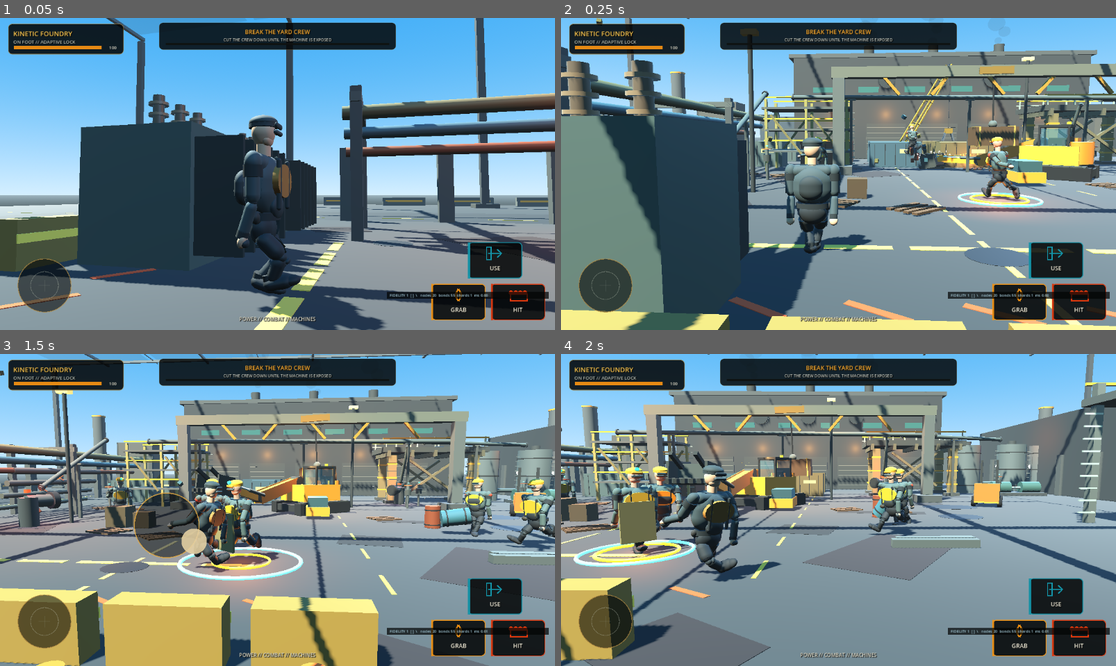
Above: before the commit, frames 1-4 (two rows, left to right).
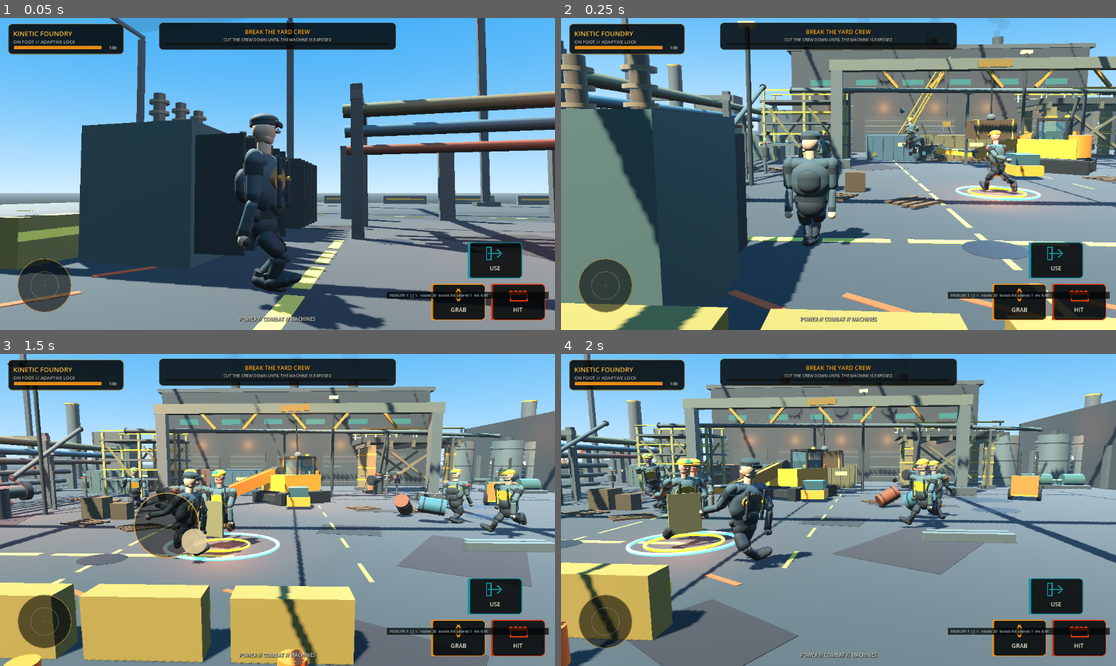
Above: after the commit, the same moments.

Repository: IssisX/kinetic-foundry-
Game: Godot game, scene res://Main.tscn
Two runs of this game, one before a commit and one after it. Both use one fixed random seed, a clock stepped at 60 frames per second and the inputs below.
Inputs (mouse positions are in pixels of both pictures, inside the frame that each line leads up to):
- Up to frame 1 (0.05 s): no input
- Up to frame 2 (0.25 s): no input
- Up to frame 3 (1.5 s): move the mouse to (399, 494) at 0.52 s; hold D 0.53-1.25 s; hold E 0.53-1.25 s; click (399, 494) at 0.67 s; drag from (166, 525) to (249, 572) at 1.27 s
- Up to frame 4 (2 s): no input

The runs differ from the first frame. In frame 1, 11% of the frame differs, in the area x 0-100%, y 0-100%; in frame 2, 33%; in frame 3, 52%; in frame 4, 47%.

Commit message:
Cut per-frame cost the process network and excavator arm were adding, fix two rig meshes reading as stray gear
Diagnosed against a headless bisection of the live yard rather than
guessing: the process network's own substep-sizing rescanned every edge
for every node from scratch each physics frame, an O(N*E) walk sized
for a graph that hasn't gained a node since setup, and reallocated its
two scratch arrays on every substep - up to MAX_SUBSTEPS times a frame,
forever. Both are gone: a per-node edge adjacency built once at
construction, and the scratch arrays kept and only resized if the node
count actually changes.

The excavator's enemy-driven idle arm sway also swept low enough to
drag the bucket through the ground checking a chase, tripping the
arm's hard-contact avoidance repeatedly rather than occasionally;
tightened the sway range so a patrolling arm stays clear, and halved
the pose-correction bisection from 6 iterations to 4 (POSE_CORRECTION_
ITERATIONS) - each iteration is a fresh physics shape query per arm
segment, and 4 already holds pose error under 7% of swept travel, well
past what's visible.

Also removed a lone steel bar floating at mouth height on every
humanoid (no clear purpose beyond reading as a facemask bolted onto
nothing) and pulled the chest plate in from a wide, forward-jutting
disc to a smaller, closer one, since the organic torso shell added
since it was authored now sits proud of exactly where it used to clear.

Left alone: the deck and gate FractureNetwork solvers and the per-
character procedural gait/IK system both cost real, measurable time
in the same profile and are not new this session - rewriting either on
a guess risks the animation and destruction quality they're already
delivering for a saving I can't verify blind. crane/enemy/process
checks all still pass.

Co-Authored-By: Claude Sonnet 5 <noreply@anthropic.com>
Claude-Session: https://claude.ai/code/session_01NmC9pgUd5zju3EFsb3vJTB

Diff:
--- a/scripts/excavator.gd
+++ b/scripts/excavator.gd
@@ -19,6 +19,13 @@
 ## Total joint rate, in radians per second across all four actuators, that
 ## counts as asking the supply for everything it has.
 const FULL_ACTUATOR_RATE := 2.4
+
+## Bisection steps for backing the arm off a hard contact. Each one is a
+## fresh physics shape query per arm segment, run every physics frame the
+## arm is touching anything - 4 gets pose error under 7% of the swept
+## travel, which is well below what's visible, for two-thirds the query
+## cost of the 6 this used to run.
+const POSE_CORRECTION_ITERATIONS := 4
 
 var _demand_boom := 0.0
 var _demand_stick := 0.0
@@ -283,10 +290,14 @@
     velocity.x = forward.x * throttle * drive_speed * 0.48 * track_ratio
     velocity.z = forward.z * throttle * drive_speed * 0.48 * track_ratio
     var hydro := maxf(get_hydraulic_ratio(), 0.24) * actuator_speed_ratio()
+    # Kept raised and gently swaying while it walks: this is a machine
+    # closing distance, not one mid-dig, so the "operator working the
+    # controls" idle sway stays clear of the ground instead of dragging the
+    # bucket the whole way there.
     arm_yaw = sin(ai_time * 0.74) * 0.46 * hydro
-    boom_angle = -0.35 + sin(ai_time * 0.88) * 0.18 * hydro
-    stick_angle = 0.30 + sin(ai_time * 1.14) * 0.22 * hydro
-    tool_angle = -0.15 + sin(ai_time * 1.31) * 0.22 * hydro
+    boom_angle = -0.62 + sin(ai_time * 0.88) * 0.10 * hydro
+    stick_angle = 0.10 + sin(ai_time * 1.14) * 0.10 * hydro
+    tool_angle = -0.15 + sin(ai_time * 1.31) * 0.14 * hydro
 
 func _apply_arm_pose() -> void:
     _boom.rotation = Vector3(boom_angle, arm_yaw, 0.0)
@@ -323,7 +334,7 @@
     var low := 0.0
     var high := 1.0
     var best := 0.0
-    for _i in 6:
+    for _i in POSE_CORRECTION_ITERATIONS:
         var mid := (low + high) * 0.5
         _set_interpolated_arm_pose(target_boom, target_stick, target_tool, target_yaw, mid)
         if _collect_hard_arm_contacts().is_empty():
--- a/scripts/excavator_contact.gd
+++ b/scripts/excavator_contact.gd
@@ -489,7 +489,7 @@
     var low := 0.0
     var high := 1.0
     var best := 0.0
-    for _i in 6:
+    for _i in POSE_CORRECTION_ITERATIONS:
         var mid := (low + high) * 0.5
         _set_interpolated_arm_pose(
             target_boom,
--- a/scripts/humanoid_rig.gd
+++ b/scripts/humanoid_rig.gd
@@ -34,7 +34,6 @@
     var accent := Color(0.48, 0.29, 0.065) if player_style else Color(0.72, 0.49, 0.07)
     var skin := Color(0.62, 0.46, 0.35) if player_style else Color(0.54, 0.41, 0.33)
     var gear := Color(0.085, 0.10, 0.095)
-    var steel := Color(0.18, 0.20, 0.19)
 
     pelvis = Node3D.new()
     pelvis.position = Vector3(0.0, 0.94, 0.0)
@@ -62,10 +61,10 @@
     shoulder_girdle.position = Vector3(0.0, 0.67, 0.0)
     torso.add_child(shoulder_girdle)
 
-    var chest_plate := GeomUtil.cylinder_mesh(0.31, 0.085, accent, 0.78, 0.07)
+    var chest_plate := GeomUtil.cylinder_mesh(0.24, 0.07, accent, 0.78, 0.07)
     chest_plate.rotation.x = PI * 0.5
     chest_plate.scale = Vector3(1.30, 1.0, 0.78)
-    chest_plate.position = Vector3(0.0, 0.43, -0.29)
+    chest_plate.position = Vector3(0.0, 0.43, -0.21)
     torso.add_child(chest_plate)
 
     var abdomen_pad := GeomUtil.capsule_mesh(0.22, 0.37, gear)
@@ -110,11 +109,6 @@
     brim.scale = Vector3(1.0, 1.0, 0.62)
     brim.position = Vector3(0.0, 0.35, -0.23)
     head_root.add_child(brim)
-
-    var face_guard := GeomUtil.capsule_mesh(0.035, 0.32, steel)
-    face_guard.rotation.z = PI * 0.5
-    face_guard.position = Vector3(0.0, 0.25, -0.225)
-    head_root.add_child(face_guard)
 
     arm_l = _build_arm(torso, -1.0, cloth, gear, skin)
     arm_r = _build_arm(torso, 1.0, cloth, gear, skin)
--- a/scripts/process_network.gd
+++ b/scripts/process_network.gd
@@ -42,6 +42,14 @@
 
 var nodes: Array[Dictionary] = []
 var edges: Array[Dictionary] = []
+
+## Which edges touch each node, kept current as edges are added. The graph
+## is tiny (single digits of nodes) but this is rebuilt every substep, and a
+## per-node scan of every edge is the wrong complexity for a topology that
+## never changes shape after setup - only aperture and rupture area move.
+var _node_edges: Array[Array] = []
+var _net_scratch: Array[float] = []
+var _inflow_scratch: Array[float] = []
 
 var _ambient_index := -1
 var _ids: Dictionary = {}
@@ -69,6 +77,7 @@
         "pump_source": -1,
         "pump_flow": 0.0
     })
+    _node_edges.append([])
     _ids["ambient"] = _ambient_index
 
 
@@ -107,6 +116,7 @@
         "pump_source": -1,
         "pump_flow": 0.0
     })
+    _node_edges.append([])
     _ids[id] = index
     return index
 
@@ -154,6 +164,8 @@
         "orifice_area": 0.0,
         "open": false
     })
+    _node_edges[a].append(index)
+    _node_edges[b].append(index)
     return index
 
 
@@ -329,9 +341,8 @@
         if bool(node.fixed):
             continue
         var conductance_sum := 0.0
-        for edge in edges:
-            if int(edge.a) != i and int(edge.b) != i:
-                continue
+        for edge_index in _node_edges[i]:
+            var edge := edges[edge_index]
             conductance_sum += float(edge.conductance) * float(edge.aperture)
             conductance_sum += _orifice_conductance(edge, i)
         if conductance_sum <= 0.0:
@@ -366,13 +377,17 @@
 
 
 func _integrate(delta: float) -> void:
-    var net: Array[float] = []
-    net.resize(nodes.size())
+    # Scratch arrays are kept between calls rather than reallocated every
+    # substep - up to MAX_SUBSTEPS times a frame, forever - since the node
+    # count only changes at setup.
+    if _net_scratch.size() != nodes.size():
+        _net_scratch.resize(nodes.size())
+        _inflow_scratch.resize(nodes.size())
+    var net := _net_scratch
     # Inflow is tracked separately from net because they answer different
     # questions: net decides pressure, arriving flow decides whether a
     # consumer is actually being fed at the rate it asked for.
-    var inflow: Array[float] = []
-    inflow.resize(nodes.size())
+    var inflow := _inflow_scratch
     for i in net.size():
         net[i] = 0.0
         inflow[i] = 0.0
